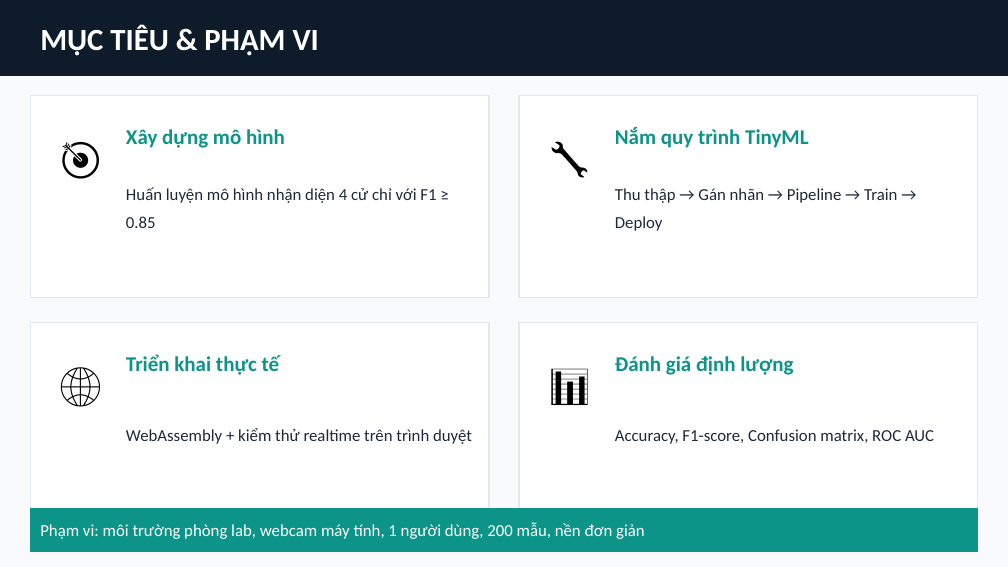
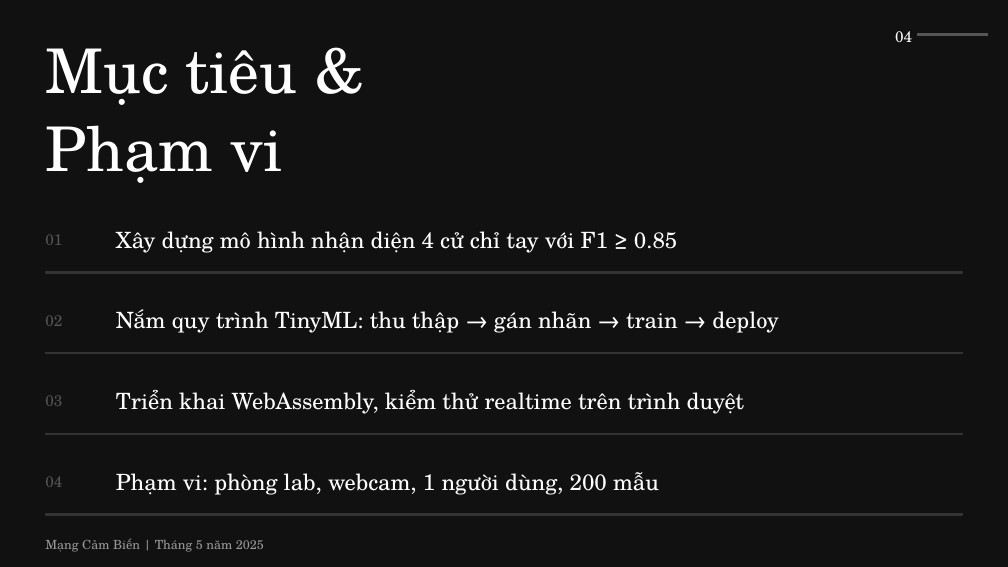
Before and after one commit to zrad224/mangcambien-cuoiky-N23DCCI018, a slide deck: slide 4 of docs/PhamAnDung_slide_cuoiky.pptx. Drawn at 1008x567 pixels with LibreOffice and Linux fonts; fonts in the diff are those of the drawing. Boxes give left, top, right and bottom in pixels: in the first picture for what was removed or moved away, otherwise in the second. Text is boxed around its words. In the diff, an @@ line names an element or a change of style, - is before the commit and + after.

```diff
--- a/docs/PhamAnDung_slide_cuoiky.pptx
+++ b/docs/PhamAnDung_slide_cuoiky.pptx
@@ background #F8FAFC to #111111 @@
@@ rectangle removed at bbox=[0, 0, 1008, 76] @@
@@ text at bbox=[45, 48, 298, 183]: text changed; size 22 to 44 pt; font Calibri to TeX Gyre Schola; bold off @@
-MỤC TIÊU & PHẠM VI
+Mục tiêu &
+Phạm vi
@@ text added at bbox=[895, 31, 912, 42], 11 pt, text #FFFFFF @@
+04
@@ rectangle added at bbox=[917, 33, 988, 35], fill #555555, outline #555555 1 pt @@
@@ rectangle removed at bbox=[30, 96, 489, 297] @@
@@ rectangle removed at bbox=[519, 96, 978, 297] @@
@@ text removed at bbox=[534, 121, 605, 192] @@
-🔧
@@ text removed at bbox=[615, 127, 809, 148] @@
-Nắm quy trình TinyML
@@ text removed at bbox=[126, 187, 436, 228] @@
-Huấn luyện mô hình nhận diện 4 cử chỉ với F1 ≥ 0.85
@@ text at bbox=[45, 234, 62, 245]: text changed; size 28 to 11 pt; font Calibri to TeX Gyre Schola; text colour #000000 to #555555 @@
-🎯
+01
@@ text at bbox=[116, 231, 677, 253]: text changed; size 15 to 16 pt; font Calibri to TeX Gyre Schola; text colour #0D9488 to #FFFFFF; bold off @@
-Xây dựng mô hình
+Xây dựng mô hình nhận diện 4 cử chỉ tay với F1 ≥ 0.85
@@ rectangle added at bbox=[45, 272, 963, 273], fill #333333, outline #333333 1 pt @@
@@ rectangle removed at bbox=[30, 323, 489, 524] @@
@@ text added at bbox=[45, 315, 62, 326], 11 pt, text #555555 @@
+02
@@ text at bbox=[116, 309, 778, 333]: text changed; size 12 to 16 pt; font Calibri to TeX Gyre Schola; text colour #1E293B to #FFFFFF @@
-Thu thập → Gán nhãn → Pipeline → Train → Deploy
+Nắm quy trình TinyML: thu thập → gán nhãn → train → deploy
@@ rectangle removed at bbox=[519, 323, 978, 524] @@
@@ text removed at bbox=[45, 348, 116, 418] @@
-🌐
@@ rectangle added at bbox=[45, 353, 963, 354], fill #333333, outline #333333 1 pt @@
@@ text removed at bbox=[126, 354, 280, 375] @@
-Triển khai thực tế
@@ text removed at bbox=[534, 348, 605, 418] @@
-📊
@@ text removed at bbox=[615, 356, 793, 375] @@
-Đánh giá định lượng
@@ text at bbox=[116, 389, 744, 414]: text changed; size 12 to 16 pt; font Calibri to TeX Gyre Schola; text colour #1E293B to #FFFFFF @@
-WebAssembly + kiểm thử realtime trên trình duyệt
+Triển khai WebAssembly, kiểm thử realtime trên trình duyệt
@@ text added at bbox=[45, 395, 62, 406], 11 pt, text #555555 @@
+03
@@ rectangle added at bbox=[45, 433, 963, 434], fill #333333, outline #333333 1 pt @@
@@ text removed at bbox=[615, 429, 934, 444] @@
-Accuracy, F1-score, Confusion matrix, ROC AUC
@@ text added at bbox=[45, 476, 62, 487], 11 pt, text #555555 @@
+04
@@ text at bbox=[116, 472, 659, 495]: text changed; size 12 to 16 pt; font Calibri to TeX Gyre Schola @@
-Phạm vi: môi trường phòng lab, webcam máy tính, 1 người dùng, 200 mẫu, nền đơn giản
+Phạm vi: phòng lab, webcam, 1 người dùng, 200 mẫu
@@ rectangle: place and size @@
-rectangle at bbox=[30, 509, 978, 551]
+rectangle at bbox=[45, 514, 963, 515]
@@ rectangle at bbox=[45, 514, 963, 515]: fill #0D9488 to #333333; outline #0D9488 1 pt to #333333 1 pt @@
@@ text added at bbox=[45, 538, 264, 552], 9 pt, text #999999 @@
+Mạng Cảm Biến | Tháng 5 năm 2025
```
Also in this commit, not shown: 12 other slides changed, 1 slide removed.
